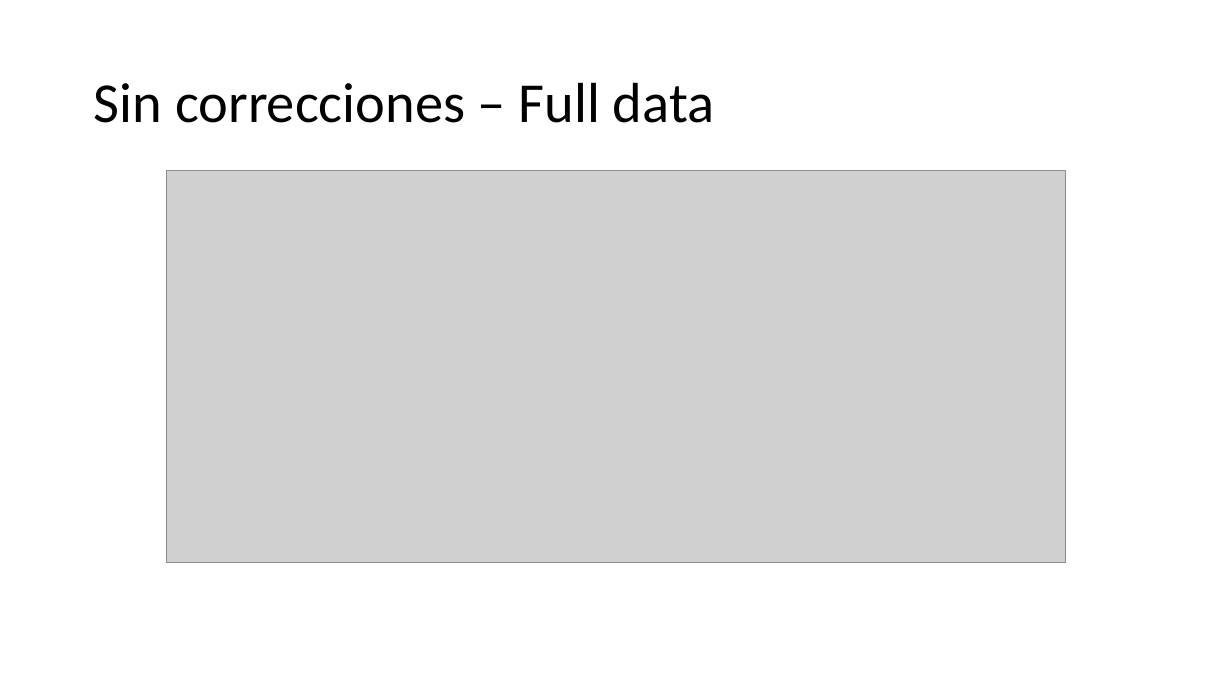
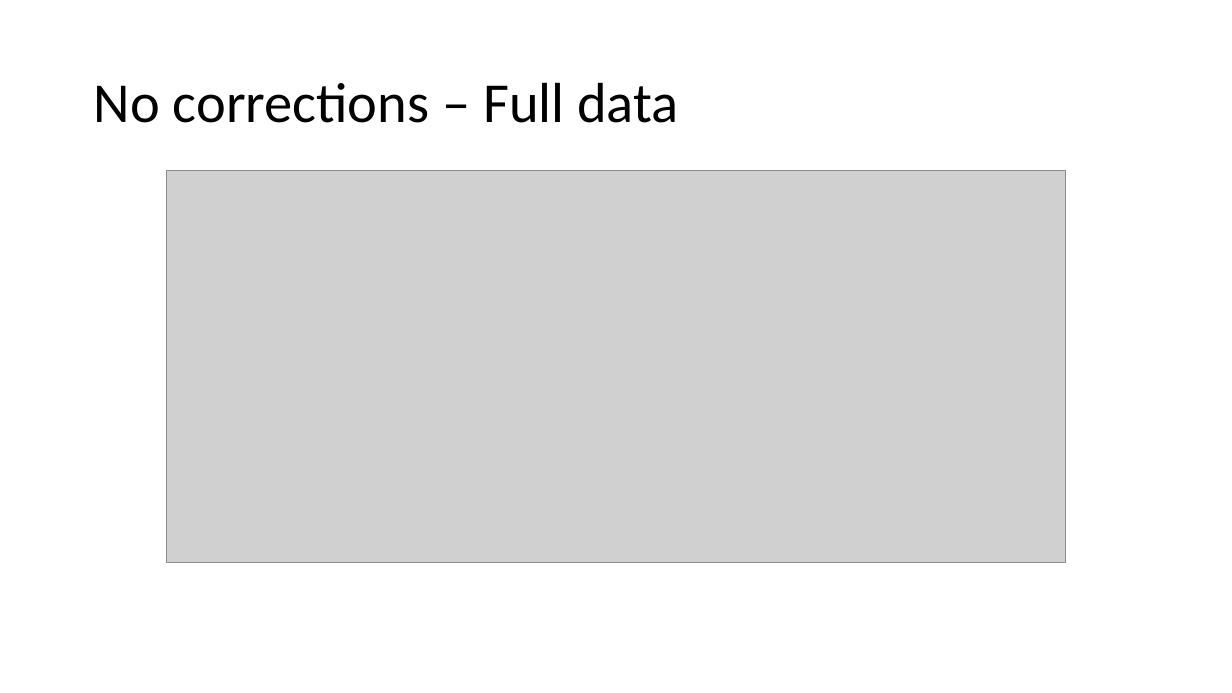
Before and after one commit to Slendercoder/DCL-DataAnalysis, a slide deck: slide 2 of DataCorrection.pptx (slide 1 before the commit). Drawn at 1232x693 pixels with LibreOffice and Linux fonts; fonts in the diff are those of the drawing; grey boxes stand for pictures. Boxes give left, top, right and bottom in pixels: in the first picture for what was removed or moved away, otherwise in the second. Text is boxed around its words. In the diff, an @@ line names an element or a change of style, - is before the commit and + after.

```diff
--- a/DataCorrection.pptx
+++ b/DataCorrection.pptx
@@ title at (x1=94, y1=82, x2=678, y2=123): text changed @@
-Sin correcciones – Full data
+No corrections – Full data
```
Also in this commit, not shown: 1 other slide changed, 4 slides added, 2 slides removed, 14 other files.
